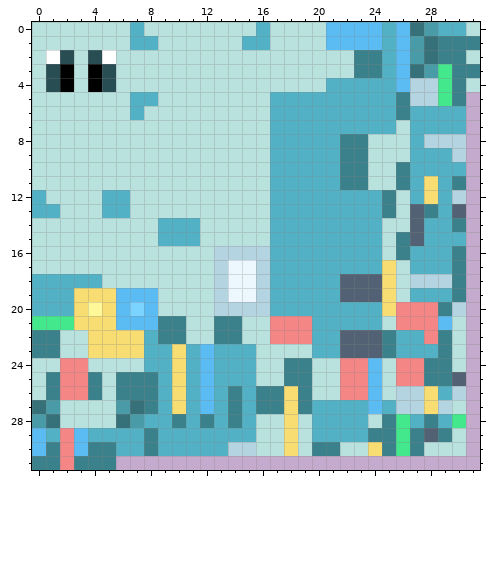
A pixel-art sprite gets an edit: assets/stuffys/textures/glaceon.png. Above is the file before it was changed.
The file is 32x32 pixels.
Now the later version:
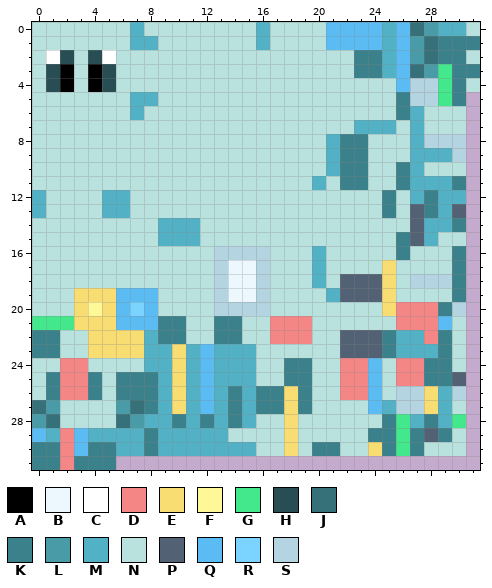
Palette (. is transparent): A #000000  B #ecf8fd  C #ffffff  D #f48686  E #f8dd72  F #fff899  G #43e88d  H #284d52  J #36717a  K #3b818b  L #489ba7  M #52b1c5  N #b9e2de  P #536174  Q #5bbcf4  R #7bd4ff  S #b4d4e1
From old to new:
The author changed colour E to colour K in row 12 at x 28.
The author changed colour Q to colour K in row 30 at x 0.
The author changed colour E to colour M in row 11 at x 28.
The author changed colour S to colour M in row 12 at x 30; in row 27 at x 29; in row 30 at x 14 to 15.
The author changed colour M to colour N in row 1 at x 15; in row 4 at x 21 to 25; in row 5 at x 17 to 25; in row 6 at x 17 to 25 and 28 to 30; in row 7 at x 17 to 22 and 28 to 30; in rows 8 to 9 at x 17 to 20.
The author changed colour M to colour N in row 10 at x 17 to 20 and 28 to 30; in row 11 at x 17 to 19 and 21; in row 12 at x 17 to 24; in row 13 at x 1 and 17 to 24; in row 14 at x 17 to 24; in row 15 at x 17 to 24 and 29 to 30.
The author changed colour M to colour N in rows 16 to 17 at x 17 to 19, 21 to 24 and 27 to 29; in row 18 at x 0 to 4, 17 to 19 and 21; in row 19 at x 0 to 2, 17 to 20 and 27 to 29; in row 20 at x 0 to 2 and 17 to 24; in row 21 at x 20 to 24; in rows 22 to 23 at x 20 to 21.
The author changed colour M to colour N in rows 27 to 28 at x 20 to 23; in row 29 at x 14 to 15 and 20 to 23.
Where, in picture pixels (left, top, right, bottom), the same in both pictures:
changed: (242, 36, 466, 358)
changed: (46, 204, 60, 218)
changed: (32, 274, 102, 316)
changed: (228, 400, 368, 456)
changed: (438, 400, 452, 414)
changed: (32, 442, 46, 456)
